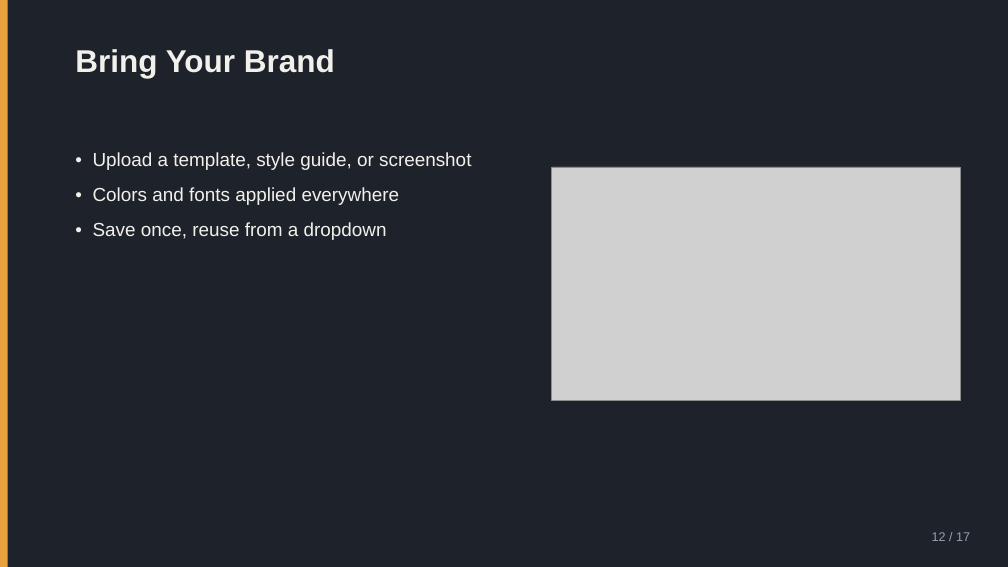
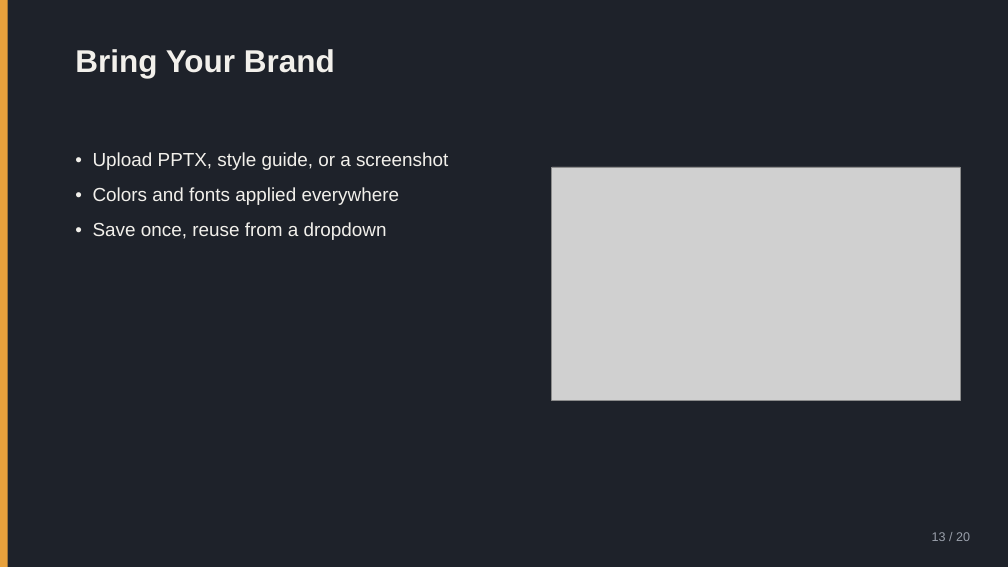
Before and after one commit to nikolaidk/voice, a slide deck: slide 13 of docs/user-guide.pptx (slide 12 before the commit). Drawn at 1008x567 pixels with LibreOffice and Linux fonts; fonts in the diff are those of the drawing; grey boxes stand for pictures. Boxes give left, top, right and bottom in pixels: in the first picture for what was removed or moved away, otherwise in the second. Text is boxed around its words. In the diff, an @@ line names an element or a change of style, - is before the commit and + after.

```diff
--- a/docs/user-guide.pptx
+++ b/docs/user-guide.pptx
@@ text at (x1=93, y1=152, x2=448, y2=170): text changed @@
-• Upload a template, style guide, or screenshot
+• Upload PPTX, style guide, or a screenshot
@@ text at (x1=932, y1=532, x2=970, y2=541): text changed @@
-12 / 17
+13 / 20
```
Also in this commit, not shown: 11 other slides changed, 8 slides added, 5 slides removed, 3 other files.
